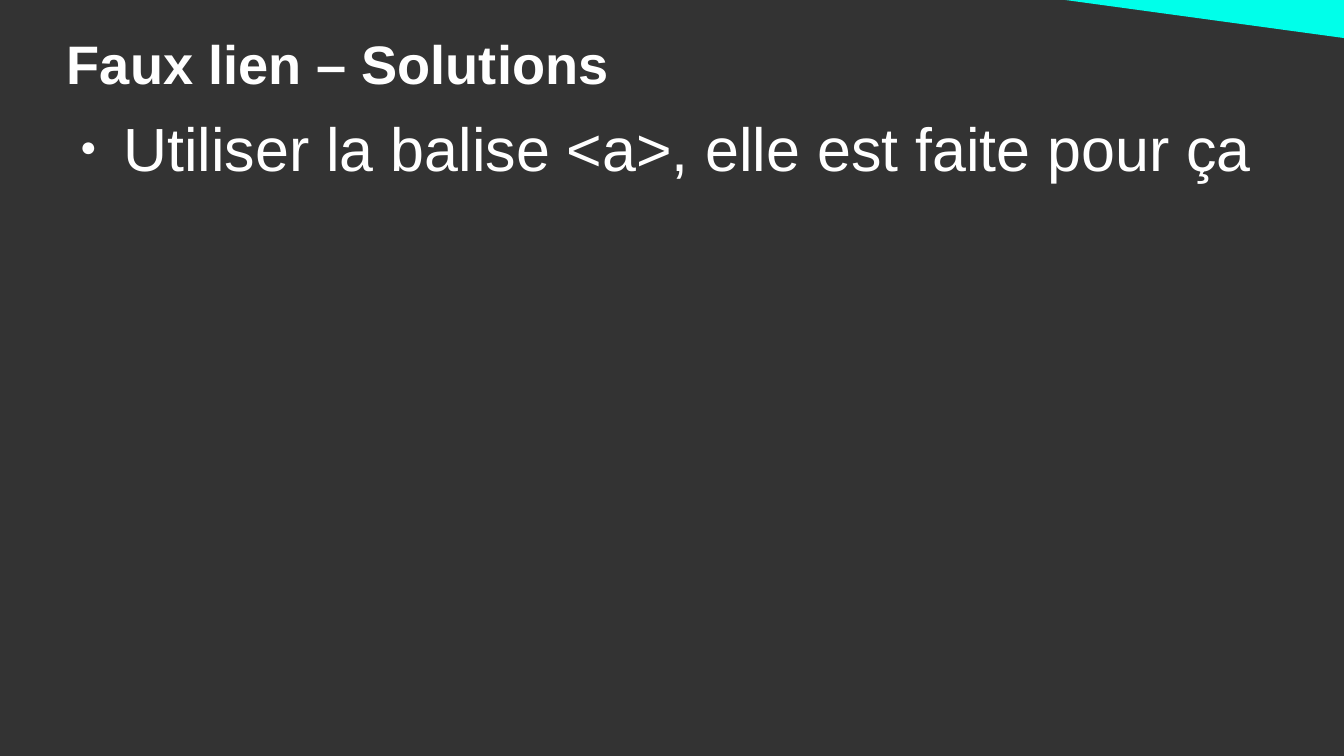
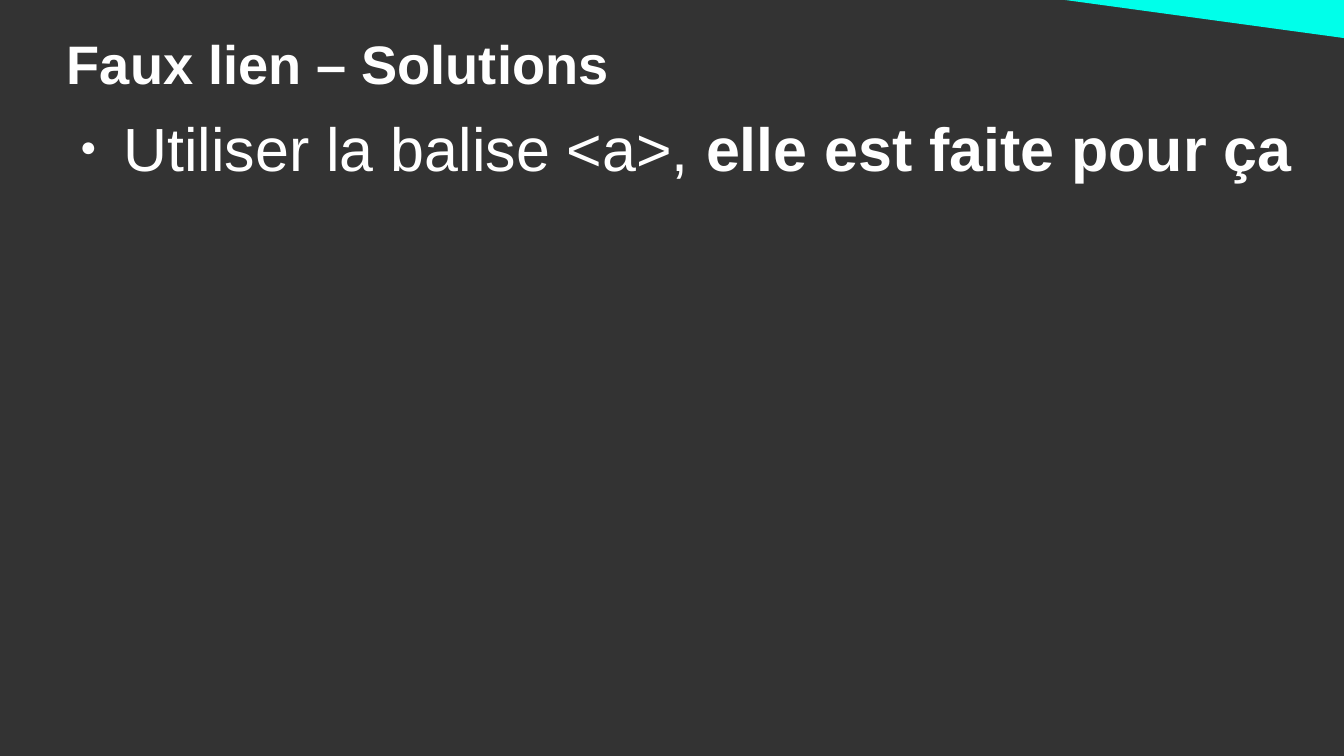
Before and after one commit to DanYellow/cours, a slide deck: slide 22 of ergonomie-et-accessibilite-s2/numero-1/presentation.odp (slide 21 before the commit). Drawn at 1344x756 pixels with LibreOffice and Linux fonts; fonts in the diff are those of the drawing. Boxes give left, top, right and bottom in pixels: in the first picture for what was removed or moved away, otherwise in the second. Text is boxed around its words. In the diff, an @@ line names an element or a change of style, - is before the commit and + after.

```diff
--- a/ergonomie-et-accessibilite-s2/numero-1/presentation.odp
+++ b/ergonomie-et-accessibilite-s2/numero-1/presentation.odp
@@ text "Utiliser la balise <a>, elle ..." at (123,127,1292,182): bold on in "elle est faite pour ça" @@
```
Also in this commit, not shown: 5 other slides changed, 1 slide added, 35 other files.
